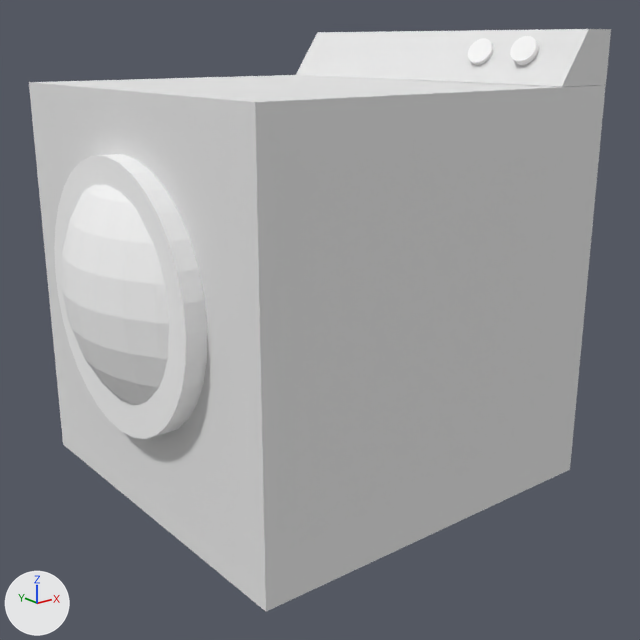
Two versions of the Blender file public/Washing Machine.blend, one commit apart.
Before and after are seen from a camera (50 mm lens) standing at (-7.43, -10.56, 3.63) and looking at (-1.2, -2.77, 0.52). Lighting does not change. The marker at lower left points along +X, +Y and +Z.

In view in the first picture: 'Utilities-Washing Machine'.
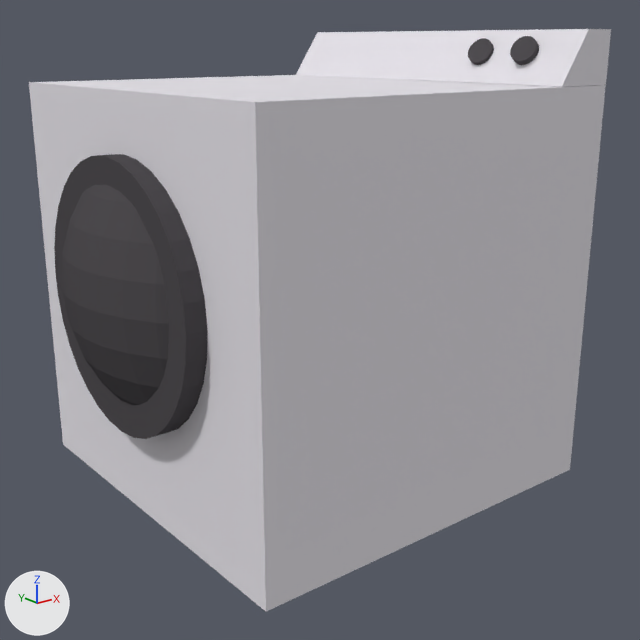
Location of each change, [x1, y1, x2, y2] in pixels of the pictures (640 x 640 px):
'Utilities-Washing Machine', recoloured (white to grey): [51, 31, 545, 444] in both

What the commit changed:
Material 'Material.002' (mat_material_002) changes colour from white #f7f7f7 to dark grey #4f4d50; in linear values from (0.926, 0.926, 0.926) to (0.0787, 0.0733, 0.08).
